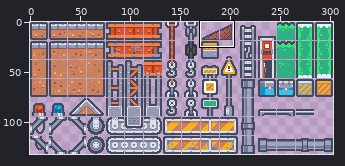
A sprite sheet gets an edit: assets/tilemap.png. The first picture is a wide view before the edit; the outline marks the close-up.
Close-up. The starting point:
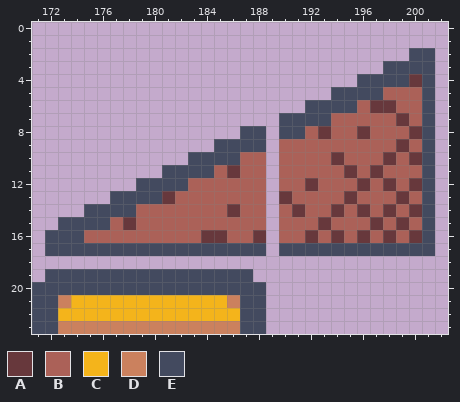
The file is 303x132 pixels. Shown: x 171..202, y 0..23.
Palette (. is transparent): A #67383c  B #ab6158  C #f4b41b  D #cb815e  E #434a5f
Pixels before, first column x 171:
 2 .............................EE
 3 ...........................EEEE
 4 .........................EEEEAE
 5 .......................EEEEBBBE
 6 .....................EEEEBAABBE
 7 ...................EEEEBBBBBABE
 8 ................EE.EEBABBABBBAE
 9 ..............EEEE.BBBBBBBBBABE
10 ............EEEEBB.BBBBABBBABAE
11 ..........EEEEBABB.BBBBBABABBBE
12 ........EEEEBBBBBB.BBABBBABABAE
13 ......EEEEABBBBBBB.ABBBBABBBABE
14 ....EEEEBBBBBBBABB.BABBABABABAE
15 ..EEEEBABBBBBBBBBB.BBBABBBABABE
16 .EEEBBBBBBBBBAABBA.BBABABABABAE
17 .EEEEEEEEEEEEEEEEE.EEEEEEEEEEEE
18 ...............................
19 .EEEEEEEEEEEEEEEE..............
20 EEEEEEEEEEEEEEEEEE.............
21 EEDCCCCCCCCCCCCDEE.............
22 EECCCCCCCCCCCCCCEE.............
23 EEDDDDDDDDDDDDDDEE.............
Now the later version:
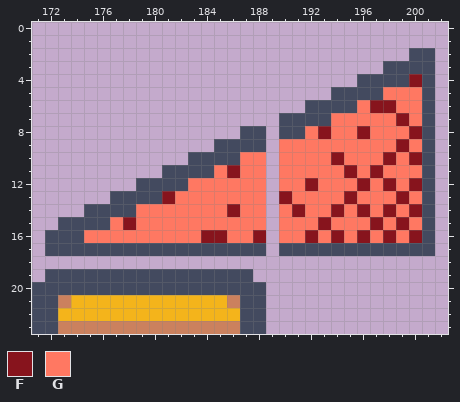
Colours new in this view: F #87141d  G #ff7862
Difference:
Changed rows in their new state; - is an unchanged pixel.
first column x 175:
 4 -------------------------F
 5 -----------------------GGG
 6 ---------------------GFFGG
 7 -------------------GGGGGFG
 8 -----------------GFGGFGGGF
 9 ---------------GGGGGGGGGFG
10 ------------GG-GGGGFGGGFGF
11 ----------GFGG-GGGGGFGFGGG
12 --------GGGGGG-GGFGGGFGFGF
13 ------FGGGGGGG-FGGGGFGGGFG
14 ----GGGGGGGFGG-GFGGFGFGFGF
15 --GFGGGGGGGGGG-GGGFGGGFGFG
16 GGGGGGGGGFFGGF-GGFGFGFGFGF
Where, in picture pixels (left, top, right, bottom), the same in both close-ups:
changed: (84, 74, 422, 243)
